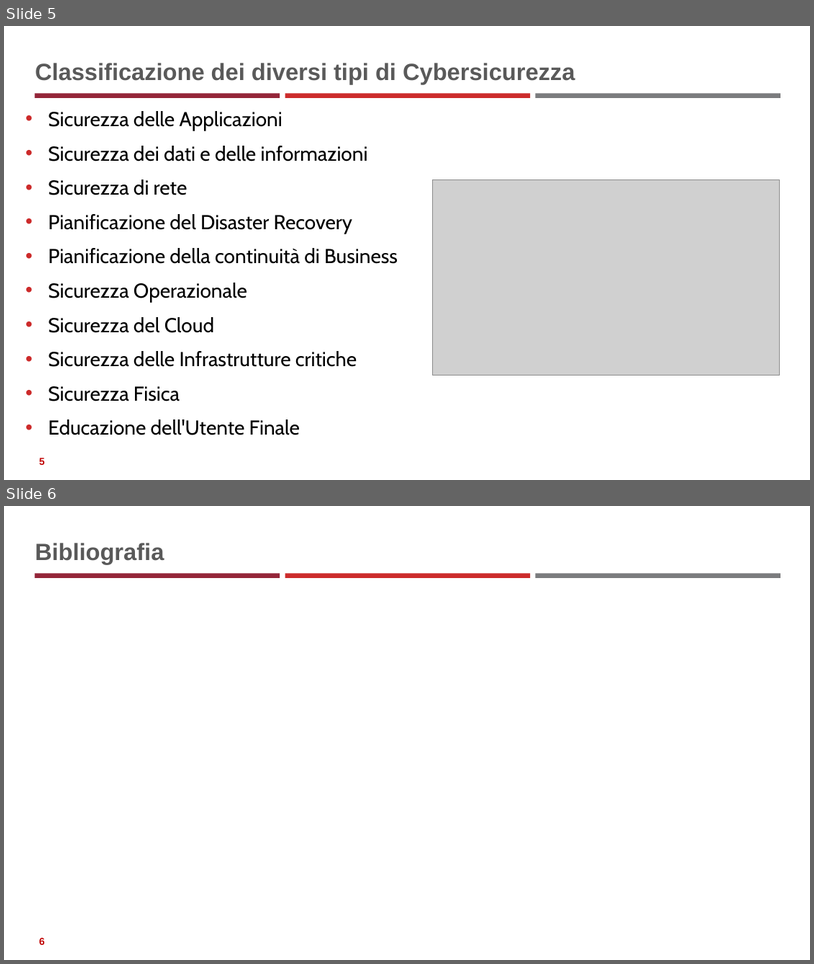
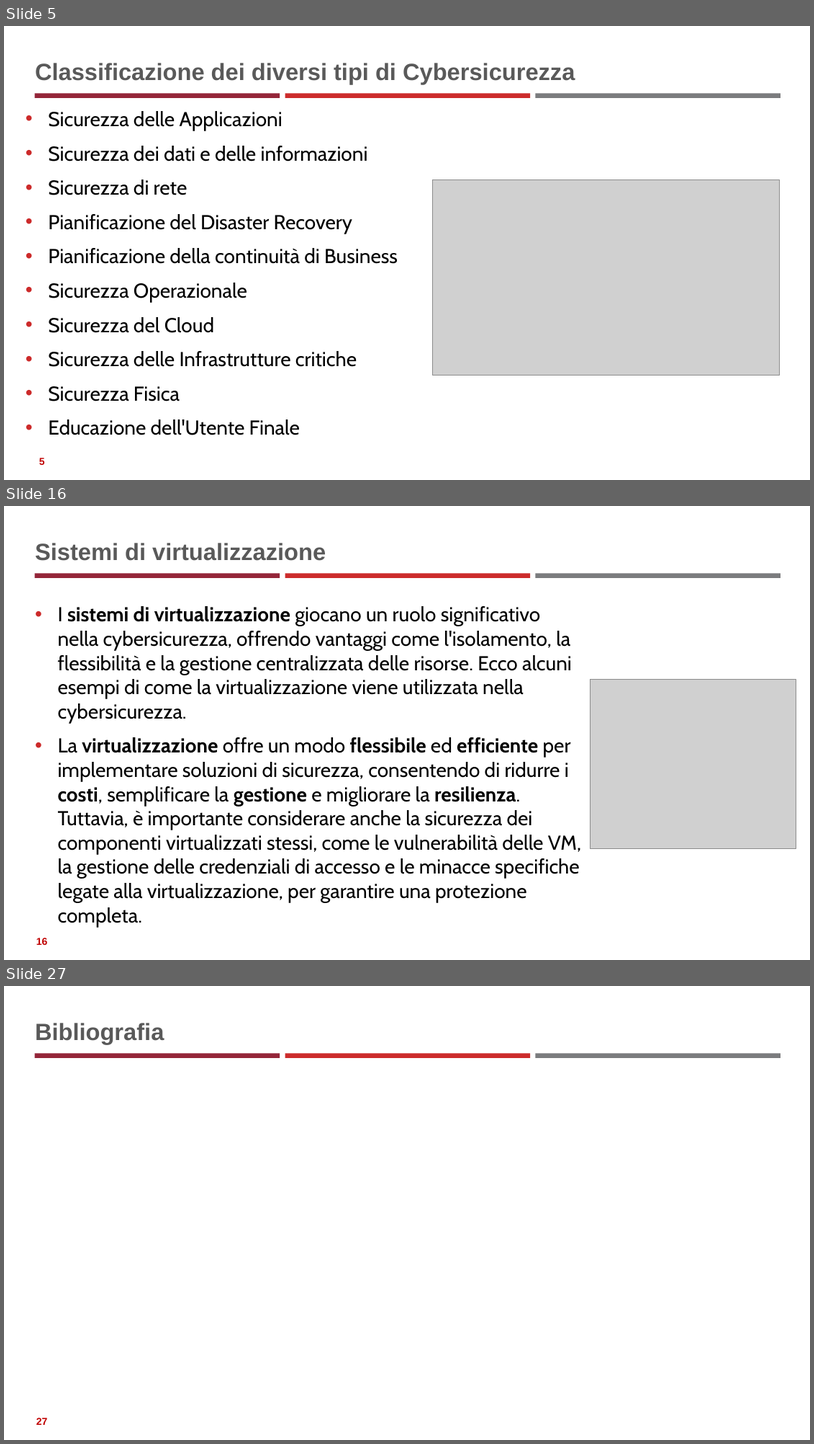
Before and after one commit to neural1977/data_science_interview_material, a slide deck: Cybersecurity/Fondamenti_di_Cybersicurezza.pptx. Shown one above the other, each under a label of ours: slides 5 and 6 before the commit, slides 5, 16 and 27 after it; the slides between them are not shown. The pictures are 814x964 and 814x1444 pixels, drawn with LibreOffice and Linux fonts; fonts in the diff are those of the drawing; grey boxes stand for pictures. Boxes give left, top, right and bottom in pixels: in the first picture for what was removed or moved away, otherwise in the second. Text is boxed around its words. In the diff, an @@ line names an element or a change of style, - is before the commit and + after.

```diff
--- a/Cybersecurity/Fondamenti_di_Cybersicurezza.pptx
+++ b/Cybersecurity/Fondamenti_di_Cybersicurezza.pptx
@@ slide 16 added at (4, 506, 810, 960), background #FFFFFF; not listed: 3 template elements that a slide beside it also shows @@
@@ title added at (35, 543, 326, 561), 28 pt, text #595959, bold @@
+Sistemi di virtualizzazione
@@ text added at (58, 606, 581, 902), 24 pt, text #000000 @@
+• I sistemi di virtualizzazione giocano un ruolo significativo nella cybersicurezza, offrendo vantaggi come l'isolamento, la flessibilità e la gestione centralizzata delle risorse. Ecco alcuni esempi di come la virtualizzazione viene utilizzata nella cybersicurezza.
+• La virtualizzazione offre un modo flessibile ed efficiente per implementare soluzioni di sicurezza, consentendo di ridurre i costi, semplificare la gestione e migliorare la resilienza. Tuttavia, è importante considerare anche la sicurezza dei componenti virtualizzati stessi, come le vulnerabilità delle VM, la gestione delle credenziali di accesso e le minacce specifiche legate alla virtualizzazione, per garantire una protezione completa.
@@ picture added at (591, 679, 797, 848) @@
@@ page number added at (36, 937, 48, 944), 12 pt, text #C00000, bold @@
+16
@@ what was slide 6 is now slide 27 @@
@@ page number at (36, 1417, 48, 1424): text changed @@
-6
+27
```
Also in this commit, not shown: 20 other slides added, 34 other files.
